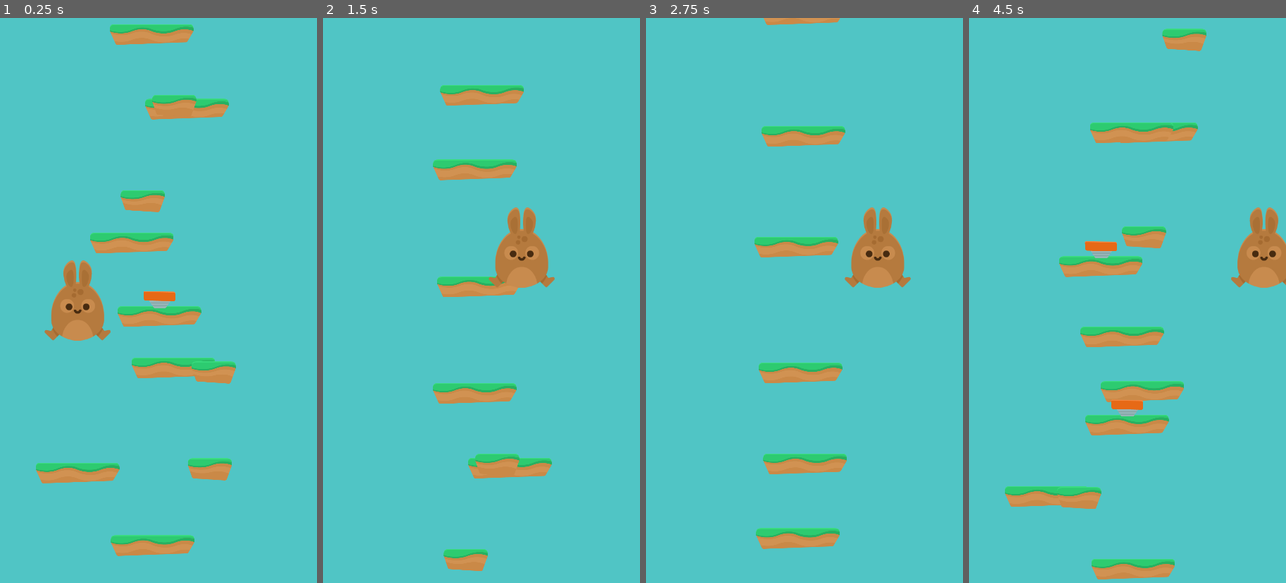
Above: before the commit, frames 1-4 (left to right).
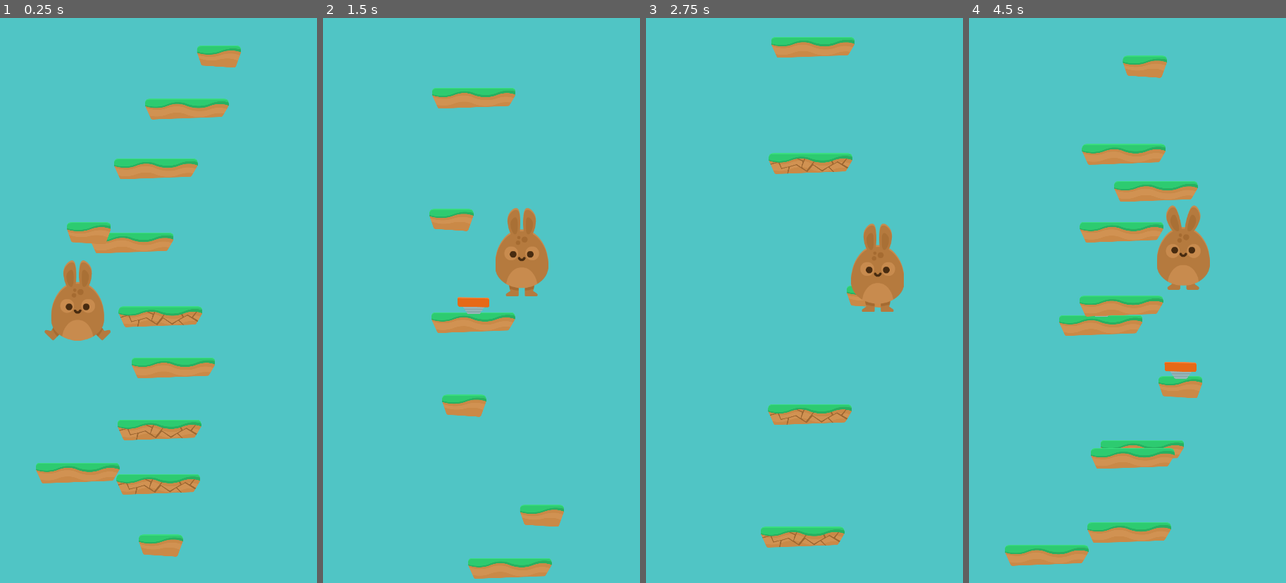
Above: after the commit, the same moments.

Repository: spielersun/bs-godot-games
Game: Godot game, scene res://scenes/game.tscn
Two runs of this game, one before a commit and one after it. Both use one fixed random seed, a clock stepped at 60 frames per second and the inputs below.
Inputs:
- Up to frame 1 (0.25 s): no input
- Up to frame 2 (1.5 s): tap Enter (ui_accept) at 0.5, 0.77 s; hold Right (ui_right) 0.53-1.28 s; hold Left (ui_left) from 1.28 s (still down)
- Up to frame 3 (2.75 s): tap Enter (ui_accept) at 1.52 s; release Left (ui_left) at 2.03 s; hold Right (ui_right) from 2.03 s (still down)
- Up to frame 4 (4.5 s): tap Enter (ui_accept) at 3.02, 3.77 s; release Right (ui_right) at 3.53 s; hold Left (ui_left) from 3.53 s (still down)

The runs differ from the first frame. In frame 1, 6.9% of the frame differs, in the area x 21-76%, y 1-96%; in frame 2, 7.7%; in frame 3, 8.1%; in frame 4, 19%, in the area x 11-100%, y 1-100%.

Commit message:
platform jump upd7

Diff:
--- a/platform-jump/scenes/game.tscn
+++ b/platform-jump/scenes/game.tscn
@@ -1,14 +1,16 @@
-[gd_scene load_steps=5 format=2]
+[gd_scene load_steps=6 format=2]
 
 [ext_resource path="res://scripts/game.gd" type="Script" id=1]
 [ext_resource path="res://scenes/grass_platform.tscn" type="PackedScene" id=2]
 [ext_resource path="res://scenes/grass_platform_small.tscn" type="PackedScene" id=3]
-[ext_resource path="res://scenes/player.tscn" type="PackedScene" id=4]
+[ext_resource path="res://scenes/grass_platform_break.tscn" type="PackedScene" id=4]
+[ext_resource path="res://scenes/player.tscn" type="PackedScene" id=5]
 
-[node name="game" type="Node"]
+[node name="game" type="Node" index="0"]
 
 script = ExtResource( 1 )
 platforms = [ ExtResource( 2 ), ExtResource( 3 ) ]
+special_platforms = [ ExtResource( 4 ) ]
 
 [node name="grass_platform" parent="." index="0" instance=ExtResource( 2 )]
 
--- a/platform-jump/scenes/grass_platform_break.tscn
+++ b/platform-jump/scenes/grass_platform_break.tscn
@@ -1,14 +1,55 @@
-[gd_scene load_steps=4 format=2]
+[gd_scene load_steps=6 format=2]
 
 [ext_resource path="res://scripts/grass_platform_break.gd" type="Script" id=1]
 [ext_resource path="res://platforms/ground_grass_broken.png" type="Texture" id=2]
+[ext_resource path="res://particle_brown.png" type="Texture" id=3]
 
 [sub_resource type="RectangleShape2D" id=1]
 
 custom_solver_bias = 0.0
 extents = Vector2( 191.864, 48.1456 )
 
-[node name="grass_platform_break" type="Area2D" index="0"]
+[sub_resource type="ParticlesMaterial" id=2]
+
+render_priority = 0
+trail_divisor = 1
+emission_shape = 2
+emission_box_extents = Vector3( 150, 1, 1 )
+flag_align_y = false
+flag_rotate_y = false
+flag_disable_z = true
+spread = 45.0
+flatness = 0.0
+gravity = Vector3( 0, 980, 0 )
+initial_velocity = 1.0
+initial_velocity_random = 0.0
+angular_velocity = 360.0
+angular_velocity_random = 0.0
+orbit_velocity = 0.0
+orbit_velocity_random = 0.0
+linear_accel = 0.0
+linear_accel_random = 0.0
+radial_accel = 0.0
+radial_accel_random = 0.0
+tangential_accel = 0.0
+tangential_accel_random = 0.0
+damping = 0.0
+damping_random = 0.0
+angle = 0.0
+angle_random = 0.0
+scale = 1.0
+scale_random = 0.0
+color = Color( 1, 1, 1, 1 )
+hue_variation = 0.0
+hue_variation_random = 0.0
+anim_speed = 0.0
+anim_speed_random = 0.0
+anim_offset = 0.0
+anim_offset_random = 0.0
+anim_loop = false
+_sections_unfolded = [ "Angular Velocity", "Emission Shape", "Gravity" ]
+
+[node name="grass_platform_break" type="Area2D"]
 
 scale = Vector2( 0.5, 0.5 )
 input_pickable = true
@@ -28,3 +69,25 @@
 [node name="Sprite" type="Sprite" parent="." index="1"]
 
 texture = ExtResource( 2 )
+
+[node name="particles" type="Particles2D" parent="." index="2"]
+
+emitting = false
+amount = 8
+lifetime = 5.0
+one_shot = true
+preprocess = 0.0
+speed_scale = 1.0
+explosiveness = 1.0
+randomness = 1.0
+fixed_fps = 0
+fract_delta = true
+visibility_rect = Rect2( -100, -100, 200, 200 )
+local_coords = true
+draw_order = 0
+process_material = SubResource( 2 )
+texture = ExtResource( 3 )
+normal_map = null
+h_frames = 1
+v_frames = 1
+_sections_unfolded = [ "Process Material", "Textures", "Time" ]
--- a/platform-jump/scripts/game.gd
+++ b/platform-jump/scripts/game.gd
@@ -1,10 +1,12 @@
 extends Node
 
 export(Array) var platforms
+export(Array) var special_platforms
 
 const MIN_INTERVAL = 100
 const MAX_INTERVAL = 250
 const INITIAL_PLATFORMS_COUNT = 40
+const SPECIAL_PLATFORM_CHANCE = 20
 
 var current_max_interval
 var current_min_interval
@@ -27,10 +29,14 @@
 	var index
 	var new_platform
 
-	index = rand_range(0, platforms.size())
-	new_platform = platforms[index].instance()
+	if rand_range(0,100) > 100 - SPECIAL_PLATFORM_CHANCE:
+		index = rand_range(0, special_platforms.size())
+		new_platform = special_platforms[index].instance()
+	else:
+		index = rand_range(0, platforms.size())
+		new_platform = platforms[index].instance()
+
 	add_child(new_platform)
-
 	var spawn_x = rand_range(0 + new_platform.sprite_half_width, screen_size - new_platform.sprite_half_width)
 	var spawn_pos = Vector2(spawn_x, last_spawn_height)
 	new_platform.position = spawn_pos
--- a/platform-jump/scripts/grass_platform_break.gd
+++ b/platform-jump/scripts/grass_platform_break.gd
@@ -2,6 +2,7 @@
 
 onready var sprite = $Sprite
 onready var collision = $collision
+onready var particles = $particles
 
 var sprite_half_width
 
@@ -15,3 +16,4 @@
 			body.jump()
 			sprite.queue_free()
 			collision.queue_free()
+			particles.emitting = true
Not shown: 1 places in platform-jump/scenes/game.tscn that only renumber resources
